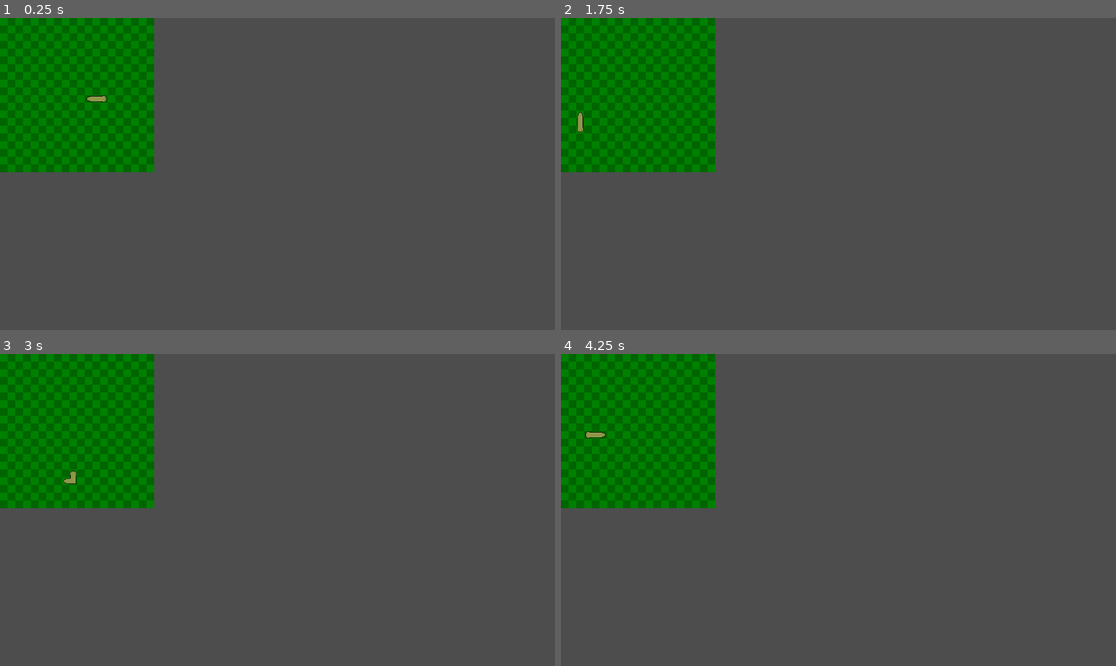
Above: before the commit, frames 1-4 (two rows, left to right).
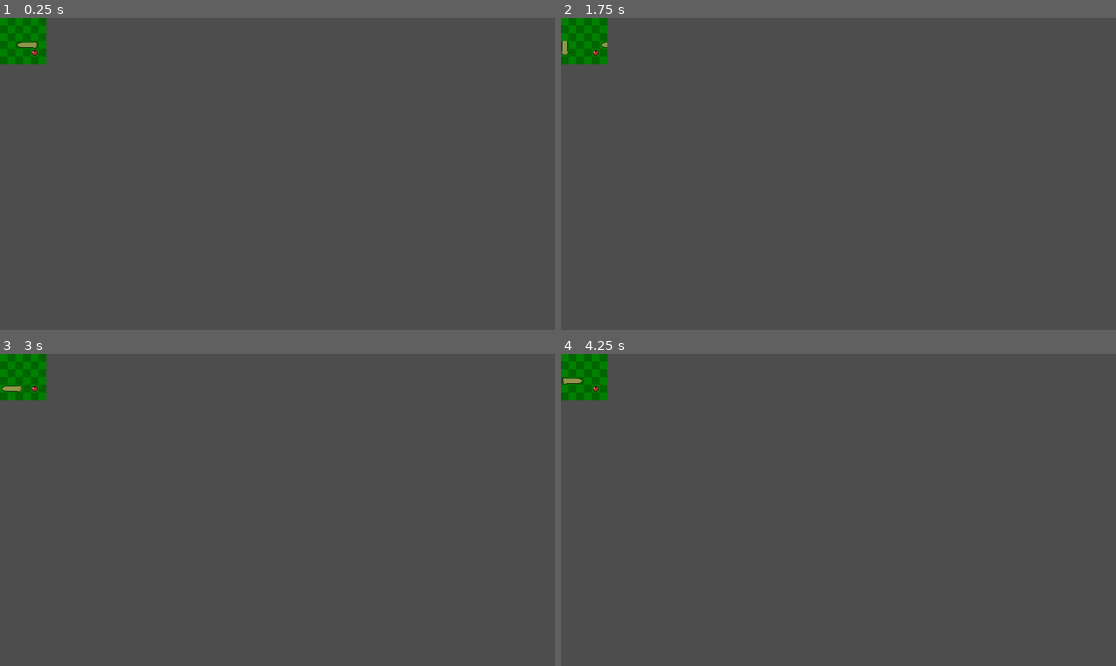
Above: after the commit, the same moments.

Repository: iTzFireFoxX/Godot-Snake
Game: Godot game, scene res://scenes/Game.tscn
Two runs of this game, one before a commit and one after it. Both use one fixed random seed, a clock stepped at 60 frames per second and the inputs below.
Inputs:
- Up to frame 1 (0.25 s): no input
- Up to frame 2 (1.75 s): tap Enter at 0.5 s; hold D (move_right) 0.53-1.28 s; hold S (move_down) from 1.28 s (still down)
- Up to frame 3 (3 s): release S (move_down) at 2.03 s; hold D (move_right) 2.03-2.78 s; hold W (move_up) from 2.78 s (still down)
- Up to frame 4 (4.25 s): release W (move_up) at 3.53 s; hold A (move_left) from 3.53 s (still down)

The runs differ from the first frame. In frame 1, 13% of the frame differs, in the area x 0-28%, y 0-50%; in frame 2, 13%; in frame 3, 13%; in frame 4, 13%.

Commit message:
Sistema de crecimiento y manzana aleatoria

Diff:
--- a/scenes/scripts/game.gd
+++ b/scenes/scripts/game.gd
@@ -2,15 +2,50 @@
 
 
 # Definir variables
+var timer : float # Cuenta el tiempo para actualizar cada tick del juego
 var map_size: Vector2i # Tamaño del mapa en cantidad de casillas (ancho y alto)
 var cell_size: int # Tamaño de las casillas cuadradas
 var game_vel: float # Intervalo de velocidad a la que avanza el juego en segundos
+var apple: Sprite2D # Nodo de la manzana
+var apple_pos: Vector2i # Posicion de la manzana (casilla)
+var snake: Node2D # Nodo del hijo snake
+var dir: Vector2i
+
+var rng = RandomNumberGenerator.new() # Generación de números aleatorios
+
+# Definir sprites
+var apple_sprite = preload("res://assets/sprites/apple.png")
 
 func _ready():
-	map_size = Vector2i(20, 20) # Definir tamaño del mapa (temporal)
+	snake = $Snake
+	map_size = Vector2i(6, 6) # Definir tamaño del mapa (temporal)
 	cell_size = 16 # Definir tamaño de las casillas en pixeles
-	game_vel = 0.1 # Definir el intervalo de velocidad en segundos
+	game_vel = 0.5 # Definir el intervalo de velocidad en segundos
+	call_deferred("drawApple")
 	queue_redraw()
+
+func _process(delta):
+	# Comprobar inputs
+	if Input.is_action_pressed("move_up") and snake.snake[0][1] != Vector2i.DOWN:
+		dir = Vector2i.UP
+	elif Input.is_action_pressed("move_down") and snake.snake[0][1] != Vector2i.UP:
+		dir = Vector2i.DOWN
+	elif Input.is_action_pressed("move_right") and snake.snake[0][1] != Vector2i.LEFT:
+		dir = Vector2i.RIGHT
+	elif Input.is_action_pressed("move_left") and snake.snake[0][1] != Vector2i.RIGHT:
+		dir = Vector2i.LEFT
+
+	timer += delta
+	if timer >= game_vel:
+		timer = 0.0
+		snake.snake[0][1] = dir
+		del2DSprites(snake)
+		snake.updateSnakePos()
+		snake.updateSnakeDir()
+		if apple_pos == Vector2i(-1, -1):
+			del2DSprites(self)
+			drawApple()
+		snake.drawSnakeSprites()
 
 func _draw():
 	# Dibujar el mapa en base al tamaño definido anteriormente
@@ -22,3 +57,48 @@
 				draw_rect(Rect2(pos, Vector2i(cell_size, cell_size)), Color.WEB_GREEN, true)
 			else:
 				draw_rect(Rect2(pos, Vector2i(cell_size, cell_size)), Color.DARK_GREEN, true)
+
+func drawApple(): # Dibuja la manzana en el mapa de forma aleatoria teniendo en cuenta a la serpiente
+	var n: int
+	var snake_pos: Array
+	while true:
+		n = rng.randi_range(0, map_size.x - 1)
+		apple_pos.x = n
+		n = rng.randi_range(0, map_size.y - 1)
+		apple_pos.y = n
+		for i in snake.snake:
+			snake_pos.append(i[0])
+		if apple_pos not in snake_pos:
+			break
+	apple = Sprite2D.new()
+	apple.name = "Apple"
+	drawSprite(apple, apple_sprite, apple_pos, 0, self)
+
+func drawSprite(sprite, texture, pos, rot, node): # Dibuja un sprite en pantalla
+	sprite.texture = texture
+	sprite.position = returnSpritePos(pos)
+	sprite.rotation_degrees = rot
+	node.add_child(sprite)
+
+func returnSpritePos(pos): # Retorna la posicion a la que debe dibujarse un sprite en la pantalla
+	return (pos * cell_size) + Vector2i(cell_size / 2, cell_size / 2)
+
+func returnSpriteRotation(d): # Retorna la rotacion de un sprite dependiendo de su direccion
+	match d:
+		Vector2i.UP:
+			return -90
+		Vector2i.DOWN:
+			return 90
+		Vector2i.RIGHT:
+			return 0
+		Vector2i.LEFT:
+			return 180
+
+func delNodesbyName(node, n): # Borra los Nodos por nombre (aun inutil)
+		if node.has_node(n):
+			get_node(n).queue_free()
+
+func del2DSprites(node): # Borra todos los Sprites2D
+	for i in node.get_children():
+		if i is Sprite2D:
+			i.queue_free()
--- a/scenes/scripts/snake.gd
+++ b/scenes/scripts/snake.gd
@@ -3,12 +3,10 @@
 
 # Definir variables
 var game: Node2D # La variable del Node2D padre para obtener sus variables y funciones
-var dir: Vector2i # Indica la dirección inicial que tendra la serpiente
-var timer : float # Cuenta el tiempo para cada tick del juego
 var snake: Array # El array que contiene todas las partes de la serpiente incluida la cabeza
 
 # Definir sprites
-@onready var head_animation = $Head # Temporal (placeholder)
+@onready var head = $Head # Temporal (placeholder)
 var body_sprite = preload("res://assets/sprites/snake_body.png") # Temporal (placeholder)
 var corner_sprite = preload("res://assets/sprites/snake_corner.png") # Temporal (placeholder)
 var tail_sprite = preload("res://assets/sprites/snake_tail.png") # Temporal (placeholder)
@@ -17,145 +15,87 @@
 func _ready():
 	call_deferred("initSetup")
 
-func _process(delta):
-
-	if Input.is_action_pressed("move_up") and snake[0][1] != Vector2i.DOWN:
-		dir = Vector2i.UP
-	elif Input.is_action_pressed("move_down") and snake[0][1] != Vector2i.UP:
-		dir = Vector2i.DOWN
-	elif Input.is_action_pressed("move_right") and snake[0][1] != Vector2i.LEFT:
-		dir = Vector2i.RIGHT
-	elif Input.is_action_pressed("move_left") and snake[0][1] != Vector2i.RIGHT:
-		dir = Vector2i.LEFT
-
-	timer += delta
-
-	if timer >= game.game_vel:
-		timer = 0.0
-		snake[0][1] = dir
-		delSprites()
-		updateSnakePos()
-		updateSnakeDir()
-		drawSprites()
-
 func initSetup():
 	game = get_parent() # Llama al nodo padre
-	dir = Vector2i.RIGHT # Dirección inicial derecha
-	timer = 0.0 # Tiempo inicial en 0
+	game.dir = Vector2i.RIGHT # Dirección inicial derecha
 	snake = [
 		[Vector2i((game.map_size.x / 2) + 1, game.map_size.y / 2), Vector2i.RIGHT],
 		[Vector2i(game.map_size.x / 2, game.map_size.y / 2), Vector2i.RIGHT],
 		[Vector2i((game.map_size.x / 2) - 1, game.map_size.y / 2), Vector2i.RIGHT]
 	] # Serpiente inicial
-	drawSprites()
-	head_animation.play("head_animation") # Iniciar animacion de la cabeza de la serpiente
+	drawSnakeSprites()
+	head.play("head_animation") # Iniciar animacion de la cabeza de la serpiente
 
 func updateSnakePos(): # Actualiza la posicion en la celda de cada parte de la serpiente sumando su posicion actual con su direccion
-	for i in snake:
-		i[0] += i[1]
+	for i in range(snake.size()):
+
+		snake[i][0] += snake[i][1]
 
 		# Dar la vuelta por los lados
-		if i[0].x > game.map_size.x - 1:
-			i[0].x = 0
-		elif i[0].x < 0:
-			i[0].x = game.map_size.x - 1
+		if snake[i][0].x > game.map_size.x - 1:
+			snake[i][0].x = 0
+		elif snake[i][0].x < 0:
+			snake[i][0].x = game.map_size.x - 1
 
 		# Dar la vuelta por arriba y abajo
-		if i[0].y > game.map_size.y - 1:
-			i[0].y = 0
-		elif i[0].y < 0:
-			i[0].y = game.map_size.y - 1
+		if snake[i][0].y > game.map_size.y - 1:
+			snake[i][0].y = 0
+		elif snake[i][0].y < 0:
+			snake[i][0].y = game.map_size.y - 1
 
-func updateSpritePos(sprite, pos): # Actualiza la posicion en la pantalla de un sprite
-	sprite.position = (pos * game.cell_size) + Vector2i(game.cell_size / 2, game.cell_size / 2)
+		if i == 0:
+			if snake[0][0] == game.apple_pos:
+				addSnakePart()
+				game.apple_pos = Vector2i(-1, -1)
 
-func drawSprites(): # Dibuja los sprites de cada parte de la serpiente en la pantalla
+func drawSnakeSprites(): # Dibuja los sprites de cada parte de la serpiente en la pantalla
 		for i in range(snake.size()):
+
+			# Animación head
 			if i == 0:
-				updateSpritePos(head_animation, snake[0][0])
-				updateSpriteRotation(head_animation, snake[0][1])
+				head.position = game.returnSpritePos(snake[0][0])
+				head.rotation_degrees = game.returnSpriteRotation(snake[0][1])
 			else:
 				var sprite = Sprite2D.new()
+
+				# Sprite cola
 				if i == (snake.size() - 1):
-					sprite.texture = tail_sprite
+					game.drawSprite(sprite, tail_sprite, snake[i][0], game.returnSpriteRotation(snake[i][1]), self)
+
+				# Sprite esquinas
 				else:
 					# Esquina inferior derecha
 					if (snake[i - 1][0] == snake[i][0] + Vector2i.UP) and (snake[i + 1][0] == snake[i][0] + Vector2i.LEFT):
-						sprite.texture = corner_sprite
-						updateSpritePos(sprite, snake[i][0])
-						add_child(sprite) # Añadir sprite como nodo hijo
-						continue
+						game.drawSprite(sprite, corner_sprite, snake[i][0], 0, self)
 					elif (snake[i - 1][0] == snake[i][0] + Vector2i.LEFT) and (snake[i + 1][0] == snake[i][0] + Vector2i.UP):
-						sprite.texture = corner_sprite
-						updateSpritePos(sprite, snake[i][0])
-						add_child(sprite) # Añadir sprite como nodo hijo
-						continue
+						game.drawSprite(sprite, corner_sprite, snake[i][0], 0, self)
 
 					# Esquina superior derecha
 					elif (snake[i - 1][0] == snake[i][0] + Vector2i.LEFT) and (snake[i + 1][0] == snake[i][0] + Vector2i.DOWN):
-						sprite.texture = corner_sprite
-						updateSpritePos(sprite, snake[i][0])
-						updateSpriteRotation(sprite, Vector2i.UP)
-						add_child(sprite) # Añadir sprite como nodo hijo
-						continue
+						game.drawSprite(sprite, corner_sprite, snake[i][0], -90, self)
 					elif (snake[i - 1][0] == snake[i][0] + Vector2i.DOWN) and (snake[i + 1][0] == snake[i][0] + Vector2i.LEFT):
-						sprite.texture = corner_sprite
-						updateSpritePos(sprite, snake[i][0])
-						updateSpriteRotation(sprite, Vector2i.UP)
-						add_child(sprite) # Añadir sprite como nodo hijo
-						continue
+						game.drawSprite(sprite, corner_sprite, snake[i][0], -90, self)
 
 					# Esquina superior izquierda
 					elif (snake[i - 1][0] == snake[i][0] + Vector2i.DOWN) and (snake[i + 1][0] == snake[i][0] + Vector2i.RIGHT):
-						sprite.texture = corner_sprite
-						updateSpritePos(sprite, snake[i][0])
-						updateSpriteRotation(sprite, Vector2i.LEFT)
-						add_child(sprite) # Añadir sprite como nodo hijo
-						continue
+						game.drawSprite(sprite, corner_sprite, snake[i][0], 180, self)
 					elif (snake[i - 1][0] == snake[i][0] + Vector2i.RIGHT) and (snake[i + 1][0] == snake[i][0] + Vector2i.DOWN):
-						sprite.texture = corner_sprite
-						updateSpritePos(sprite, snake[i][0])
-						updateSpriteRotation(sprite, Vector2i.LEFT)
-						add_child(sprite) # Añadir sprite como nodo hijo
-						continue
+						game.drawSprite(sprite, corner_sprite, snake[i][0], 180, self)
 
 					# Esquina inferior izquieda
 					elif (snake[i - 1][0] == snake[i][0] + Vector2i.RIGHT) and (snake[i + 1][0] == snake[i][0] + Vector2i.UP):
-						sprite.texture = corner_sprite
-						updateSpritePos(sprite, snake[i][0])
-						updateSpriteRotation(sprite, Vector2i.DOWN)
-						add_child(sprite) # Añadir sprite como nodo hijo
-						continue
+						game.drawSprite(sprite, corner_sprite, snake[i][0], 90, self)
 					elif (snake[i - 1][0] == snake[i][0] + Vector2i.UP) and (snake[i + 1][0] == snake[i][0] + Vector2i.RIGHT):
-						sprite.texture = corner_sprite
-						updateSpritePos(sprite, snake[i][0])
-						updateSpriteRotation(sprite, Vector2i.DOWN)
-						add_child(sprite) # Añadir sprite como nodo hijo
-						continue
+						game.drawSprite(sprite, corner_sprite, snake[i][0], 90, self)
 
+					# Sprite body
 					else:
-						sprite.texture = body_sprite
-				updateSpritePos(sprite, snake[i][0])
-				updateSpriteRotation(sprite, snake[i][1])
-				add_child(sprite) # Añadir sprite como nodo hijo
-
-func updateSpriteRotation(sprite, d): # Actualiza la rotacion de un sprite
-	match d:
-		Vector2i.UP:
-			sprite.rotation_degrees = -90
-		Vector2i.DOWN:
-			sprite.rotation_degrees = 90
-		Vector2i.RIGHT:
-			sprite.rotation_degrees = 0
-		Vector2i.LEFT:
-			sprite.rotation_degrees = 180
-
-func delSprites(): # Borra todos los Sprite2D antiguos
-	for i in get_children():
-		if i is Sprite2D:
-			i.queue_free()
+						game.drawSprite(sprite, body_sprite, snake[i][0], game.returnSpriteRotation(snake[i][1]), self)
 
 func updateSnakeDir(): # Actualiza la direccion de cada parte de la serpiente menos la cabeza
 	for i in range(snake.size() -1, -1, -1):
 		if i != 0:
 			snake[i][1] = snake[i - 1][1]
+
+func addSnakePart():
+	snake.append([snake[snake.size() - 1][0], snake[snake.size() - 1][1]])
Binary file added: assets/sprites/apple.png
